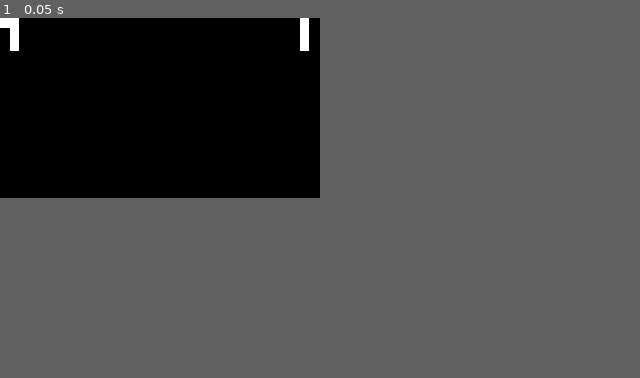
Above: before the commit, frame 1.
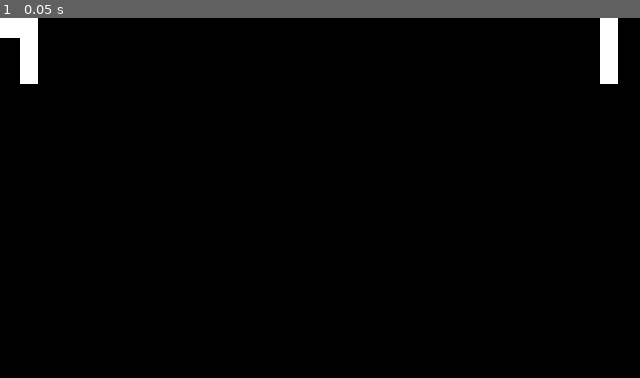
Above: after the commit, the same moment.

Repository: sins621/mini_games
Game: Godot game, scene res://main.tscn
Same seed, same stepped clock (60 frames per second), same inputs: the game is played once before the commit and once after it.
Inputs:
- Up to frame 1 (0.05 s): no input
In our replay, the window is 320x180 before the commit and 640x360 after it. These sizes can differ from the game's own. Grey fills any space a smaller window leaves; there, only what the larger window draws over its background counts as a difference.

The runs differ from the first frame. In frame 1, 1.3% of the frame differs, in the area x 0-97%, y 0-19%.

Commit message:
update: increase window size

Diff:
--- a/multiplayer_test/project.godot
+++ b/multiplayer_test/project.godot
@@ -19,7 +19,9 @@
 
 window/size/viewport_width=320
 window/size/viewport_height=180
-window/size/resizable=false
+window/size/window_width_override=640
+window/size/window_height_override=360
+window/stretch/mode="viewport"
 
 [input]
 
Not shown, changed: hosting/public/multiplayer_test/index.html
Not shown, changed: hosting/public/multiplayer_test/index.pck
